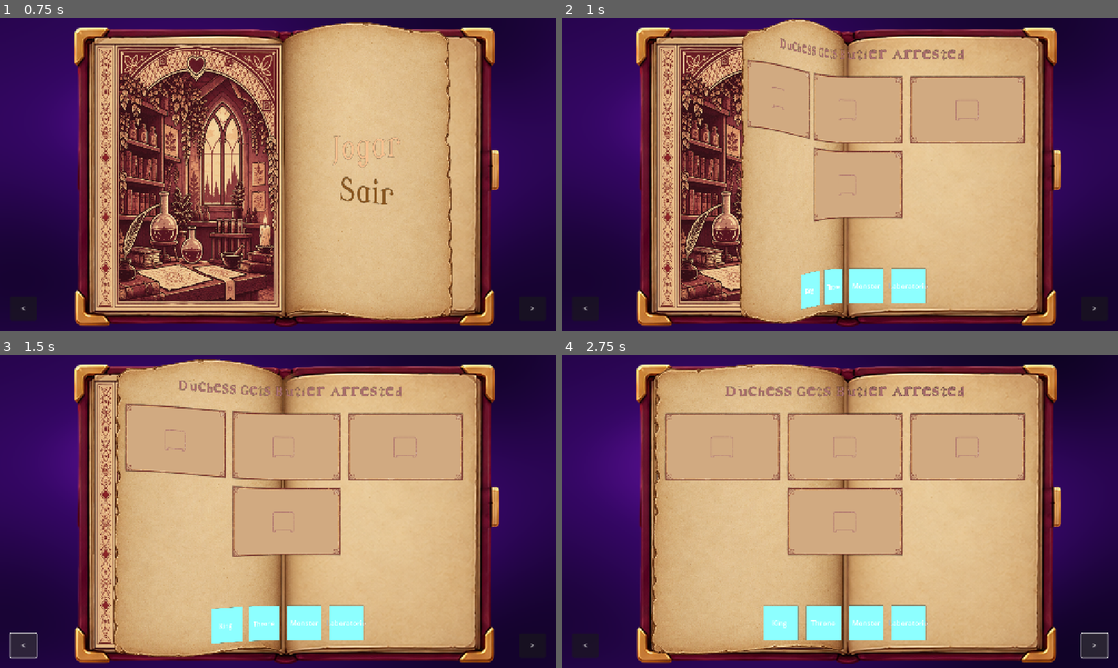
Above: before the commit, frames 1-4 (two rows, left to right).
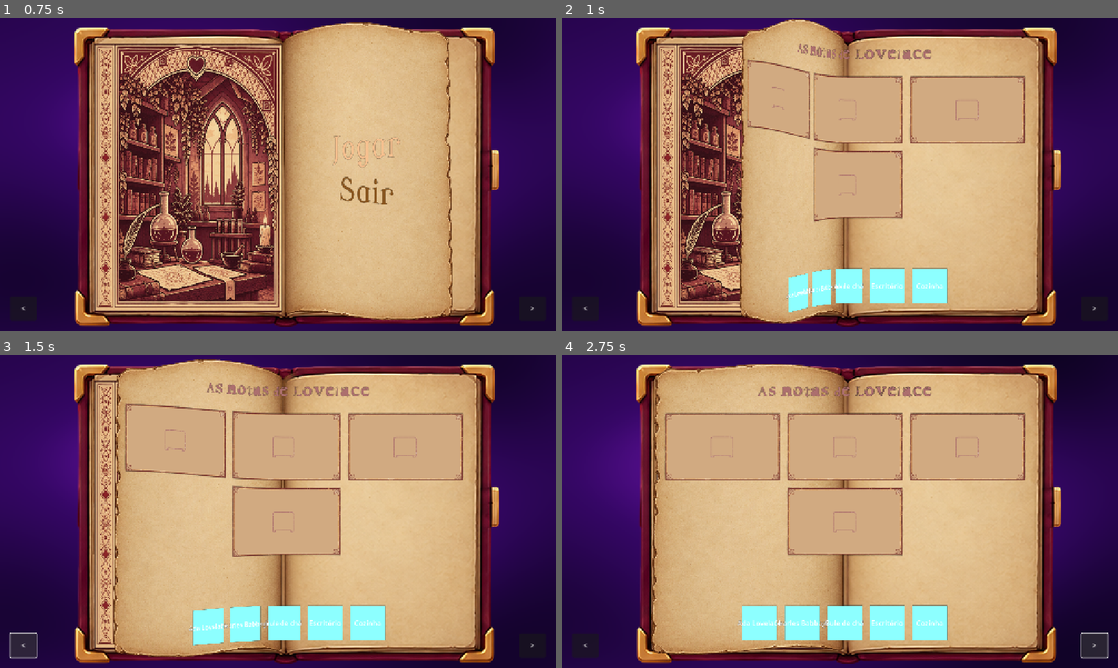
Above: after the commit, the same moments.

Repository: yudur/storyteller-godot-3info-game
Game: Godot game, scene res://src/screen_manager/screen_manager.tscn
The game is run twice, just before and just after one commit, with the same random seed, the same clock (stepped at 60 frames per second) and the same inputs.
Inputs:
- Up to frame 1 (0.75 s): click "Jogar" at 0.5 s
- Up to frame 2 (1 s): no input
- Up to frame 3 (1.5 s): click "<" at 1.25 s
- Up to frame 4 (2.75 s): click ">" at 2 s

Frame 1 is identical in both runs. In frame 2, 2.3% of the frame differs, in the area x 39-73%, y 6-94%; in frame 3, 2.7%; in frame 4, 3.0%, in the area x 29-73%, y 10-92%.

Commit message:
feat: wire comic frames to phase logic and remove placeholders

Diff:
--- a/data/characters/king.tres
+++ /dev/null
@@ -1,15 +0,0 @@
-[gd_resource type="Resource" script_class="CharacterData" load_steps=5 format=3 uid="uid://c8jho53k6fc8o"]
-
-[ext_resource type="Script" uid="uid://lywddvaxagxe" path="res://core/resources/character_data.gd" id="1_bfhsd"]
-[ext_resource type="Texture2D" uid="uid://d18fp6qnklow5" path="res://assets/sprites/character/king/SSMale(Walking-normal)A2.png" id="2_20n2d"]
-[ext_resource type="Texture2D" uid="uid://65shpg0md4cj" path="res://assets/sprites/character/king/SSMale(Ex6)(Sad)A2.png" id="3_vb0cl"]
-[ext_resource type="Texture2D" uid="uid://c0p7j1x8m08wx" path="res://assets/sprites/character/king/SSMale(Ex1)(Happy)A2.png" id="4_n8r0d"]
-
-[resource]
-script = ExtResource("1_bfhsd")
-id = "king"
-display_name = "King"
-sprite_normal = ExtResource("2_20n2d")
-sprite_shocked = ExtResource("4_n8r0d")
-sprite_sad = ExtResource("3_vb0cl")
-metadata/_custom_type_script = "uid://lywddvaxagxe"
--- a/data/characters/monster.tres
+++ /dev/null
@@ -1,11 +0,0 @@
-[gd_resource type="Resource" script_class="CharacterData" load_steps=3 format=3 uid="uid://bof5psw7do1db"]
-
-[ext_resource type="Script" uid="uid://lywddvaxagxe" path="res://core/resources/character_data.gd" id="1_ckqcv"]
-[ext_resource type="Texture2D" uid="uid://d18fp6qnklow5" path="res://assets/sprites/character/king/SSMale(Walking-normal)A2.png" id="2_xjihn"]
-
-[resource]
-script = ExtResource("1_ckqcv")
-id = "monster"
-display_name = "Monster"
-sprite_normal = ExtResource("2_xjihn")
-metadata/_custom_type_script = "uid://lywddvaxagxe"
--- a/data/scenes/laboratorio.tres
+++ /dev/null
@@ -1,11 +0,0 @@
-[gd_resource type="Resource" script_class="SceneData" load_steps=3 format=3 uid="uid://bmsgyv3numbx5"]
-
-[ext_resource type="Texture2D" uid="uid://cwewerbbh2ny0" path="res://assets/sprites/scenes/laboratorio.png" id="1_5nfiw"]
-[ext_resource type="Script" uid="uid://djfqqmcws3b1c" path="res://core/resources/scene_data.gd" id="1_de7su"]
-
-[resource]
-script = ExtResource("1_de7su")
-id = "laboratorio"
-display_name = "Laboratorio"
-background = ExtResource("1_5nfiw")
-metadata/_custom_type_script = "uid://djfqqmcws3b1c"
--- a/data/scenes/throne.tres
+++ /dev/null
@@ -1,9 +0,0 @@
-[gd_resource type="Resource" script_class="SceneData" load_steps=2 format=3 uid="uid://cypkog1jlytfx"]
-
-[ext_resource type="Script" uid="uid://djfqqmcws3b1c" path="res://core/resources/scene_data.gd" id="1_wsuhm"]
-
-[resource]
-script = ExtResource("1_wsuhm")
-id = "throne"
-display_name = "Throne"
-metadata/_custom_type_script = "uid://djfqqmcws3b1c"
--- a/data/stories/default_story.tres
+++ /dev/null
@@ -1,15 +0,0 @@
-[gd_resource type="Resource" script_class="StoryData" load_steps=7 format=3 uid="uid://bxcmbu01448fn"]
-
-[ext_resource type="Script" uid="uid://burx5wo2me7go" path="res://core/resources/CorrectAnswerRow.gd" id="1_5rume"]
-[ext_resource type="Script" uid="uid://d3r7qpwxq37o7" path="res://core/resources/story_data.gd" id="1_story"]
-[ext_resource type="Resource" uid="uid://cypkog1jlytfx" path="res://data/scenes/throne.tres" id="2_throne"]
-[ext_resource type="Resource" uid="uid://bof5psw7do1db" path="res://data/characters/monster.tres" id="3_e75mw"]
-[ext_resource type="Resource" uid="uid://c8jho53k6fc8o" path="res://data/characters/king.tres" id="3_king"]
-[ext_resource type="Resource" uid="uid://bmsgyv3numbx5" path="res://data/scenes/laboratorio.tres" id="5_5rume"]
-
-[resource]
-script = ExtResource("1_story")
-id = "default_story"
-title = "Duchess Gets Butler Arrested"
-number_of_frames = 4
-draggable_items = Array[Resource]([ExtResource("3_king"), ExtResource("2_throne"), ExtResource("3_e75mw"), ExtResource("5_5rume")])
--- /dev/null
+++ b/data/stories/lovelace_notes.tres
@@ -0,0 +1,17 @@
+[gd_resource type="Resource" script_class="StoryData" load_steps=8 format=3]
+
+[ext_resource type="Script" path="res://core/resources/story_data.gd" id="1_story"]
+[ext_resource type="Script" path="res://core/story_logic/lovelace_logic.gd" id="2_logic"]
+[ext_resource type="Resource" path="res://data/characters/ada.tres" id="3_ada"]
+[ext_resource type="Resource" path="res://data/characters/charles.tres" id="4_charles"]
+[ext_resource type="Resource" path="res://data/characters/teapot.tres" id="5_teapot"]
+[ext_resource type="Resource" path="res://data/scenes/office.tres" id="6_office"]
+[ext_resource type="Resource" path="res://data/scenes/kitchen.tres" id="7_kitchen"]
+
+[resource]
+script = ExtResource("1_story")
+id = "lovelace_notes"
+title = "As notas de Lovelace"
+number_of_frames = 4
+draggable_items = Array[Resource]([ExtResource("3_ada"), ExtResource("4_charles"), ExtResource("5_teapot"), ExtResource("6_office"), ExtResource("7_kitchen")])
+logic = ExtResource("2_logic")
--- a/src/comic_frame/comic_frame.gd
+++ b/src/comic_frame/comic_frame.gd
@@ -1,5 +1,8 @@
 class_name ComicFrame
 extends Control
+
+signal contents_changed
+signal item_dropped
 
 enum CharacterSide {
 	LEFT,
@@ -11,8 +14,8 @@
 @onready var sprite_left: FrameDragSource = $slotLeft/CharacterTexture
 @onready var sprite_right: FrameDragSource = $slotRight/CharacterTexture
 @onready var animator: FrameAnimator = $FrameAnimator
-@onready var story_logic: FrameStoryLogic = $FrameStoryLogic
 @onready var drop_area: FrameDropArea = $DropArea
+@onready var doubt_icon: Label = $DoubtIcon
 
 var current_scene: SceneData
 var character_left: CharacterData
@@ -23,19 +26,11 @@
 	background_drag.drag_finished.connect(_on_background_drag_finished)
 	sprite_left.drag_finished.connect(_on_left_character_drag_finished)
 	sprite_right.drag_finished.connect(_on_right_character_drag_finished)
-	clear_frame()
+	_reset_frame()
 
 func clear_frame() -> void:
-	animator.reset()
-	current_scene = null
-	character_left = null
-	character_right = null
-	background.texture = null
-	background_drag.set_drag_data(null)
-	sprite_left.texture = null
-	sprite_left.set_drag_data(null)
-	sprite_right.texture = null
-	sprite_right.set_drag_data(null)
+	_reset_frame()
+	contents_changed.emit()
 
 func set_scene(scene: SceneData) -> void:
 	current_scene = scene
@@ -46,6 +41,7 @@
 		animator.fade_in_scene(background)
 	else:
 		background.modulate.a = 1.0
+	contents_changed.emit()
 
 func add_character(character: CharacterData, side: CharacterSide) -> void:
 	if not character or not character.get_pose("default"):
@@ -64,13 +60,60 @@
 	sprite.set_drag_data(character)
 	animator.fade_in_character(sprite, _side_name(side))
 	_update_drag_sources()
-	story_logic.update_scene_state(current_scene, character_left, character_right)
+	contents_changed.emit()
+
+func get_content() -> FrameContent:
+	return FrameContent.new(current_scene, character_left, character_right)
+
+func apply_result(result: FrameResult) -> void:
+	if current_scene:
+		_swap_background(current_scene.get_variant(result.scene_variant))
+	if character_left:
+		_swap_character(sprite_left, character_left.get_pose(result.left_pose), "left")
+	if character_right:
+		_swap_character(sprite_right, character_right.get_pose(result.right_pose), "right")
+	doubt_icon.visible = result.show_doubt_icon
+
+func set_interactive(enabled: bool) -> void:
+	var filter := Control.MOUSE_FILTER_STOP if enabled else Control.MOUSE_FILTER_IGNORE
+	background_drag.mouse_filter = filter
+	sprite_left.mouse_filter = filter
+	sprite_right.mouse_filter = filter
+	drop_area.enabled = enabled
+
+func _reset_frame() -> void:
+	animator.reset()
+	current_scene = null
+	character_left = null
+	character_right = null
+	background.texture = null
+	background_drag.set_drag_data(null)
+	sprite_left.texture = null
+	sprite_left.set_drag_data(null)
+	sprite_right.texture = null
+	sprite_right.set_drag_data(null)
+	doubt_icon.visible = false
+
+func _swap_background(texture: Texture2D) -> void:
+	if background.texture == texture:
+		return
+	background.texture = texture
+	animator.fade_in_scene(background)
+
+func _swap_character(sprite: TextureRect, texture: Texture2D, side: String) -> void:
+	if sprite.texture == texture:
+		return
+	sprite.texture = texture
+	animator.fade_in_character(sprite, side)
 
 func _on_data_dropped(data: Variant, at_position: Vector2) -> void:
 	if data is SceneData:
 		set_scene(data)
 	elif data is CharacterData and background.texture:
 		add_character(data, _side_from_position(at_position))
+	else:
+		return
+	item_dropped.emit()
 
 func _get_sprite(side: CharacterSide) -> TextureRect:
 	if side == CharacterSide.LEFT:
@@ -101,11 +144,11 @@
 func _on_left_character_drag_finished(_data: Variant, _successful: bool) -> void:
 	character_left = null
 	sprite_left.texture = null
-	story_logic.update_scene_state(current_scene, character_left, character_right)
 	_update_drag_sources()
+	contents_changed.emit()
 
 func _on_right_character_drag_finished(_data: Variant, _successful: bool) -> void:
 	character_right = null
 	sprite_right.texture = null
-	story_logic.update_scene_state(current_scene, character_left, character_right)
 	_update_drag_sources()
+	contents_changed.emit()
--- a/src/comic_frame/comic_frame.tscn
+++ b/src/comic_frame/comic_frame.tscn
@@ -1,13 +1,11 @@
-[gd_scene load_steps=9 format=3 uid="uid://ddehfae7hfmji"]
+[gd_scene load_steps=7 format=3 uid="uid://ddehfae7hfmji"]
 
 [ext_resource type="Script" uid="uid://cfxmu5xcubimp" path="res://src/comic_frame/comic_frame.gd" id="1_cenh5"]
 [ext_resource type="Texture2D" uid="uid://dytytgrhva3tc" path="res://assets/sprites/border-story.png" id="2_border"]
 [ext_resource type="Texture2D" uid="uid://tn8cxhl03t12" path="res://assets/sprites/parchment.png" id="3_uv10l"]
-[ext_resource type="Texture2D" uid="uid://c0p7j1x8m08wx" path="res://assets/sprites/character/king/SSMale(Ex1)(Happy)A2.png" id="4_mnwmv"]
 [ext_resource type="Script" uid="uid://ctfpiu5obwvon" path="res://src/comic_frame/frame_animator.gd" id="5_animator"]
-[ext_resource type="Script" uid="uid://ge0dxs2e0mht" path="res://src/comic_frame/frame_story_logic.gd" id="6_story_logic"]
 [ext_resource type="Script" uid="uid://da1eopemylsl4" path="res://src/comic_frame/drop_area.gd" id="7_drop_area"]
-[ext_resource type="Script" path="res://src/comic_frame/frame_drag_source.gd" id="8_drag_source"]
+[ext_resource type="Script" uid="uid://p3gcbn08bgcv" path="res://src/comic_frame/frame_drag_source.gd" id="8_drag_source"]
 
 [node name="ComicFrame" type="Control"]
 custom_minimum_size = Vector2(270, 160)
@@ -23,9 +21,6 @@
 
 [node name="FrameAnimator" type="Node" parent="."]
 script = ExtResource("5_animator")
-
-[node name="FrameStoryLogic" type="Node" parent="."]
-script = ExtResource("6_story_logic")
 
 [node name="BackgroundColorForNoStories" type="ColorRect" parent="."]
 layout_mode = 0
@@ -101,7 +96,6 @@
 grow_vertical = 2
 scale = Vector2(0.7, 0.7)
 mouse_filter = 0
-texture = ExtResource("4_mnwmv")
 expand_mode = 1
 stretch_mode = 5
 flip_h = true
@@ -136,10 +130,29 @@
 grow_vertical = 2
 scale = Vector2(0.7, 0.7)
 mouse_filter = 0
-texture = ExtResource("4_mnwmv")
 expand_mode = 1
 stretch_mode = 5
 script = ExtResource("8_drag_source")
+
+[node name="DoubtIcon" type="Label" parent="."]
+visible = false
+z_index = 15
+layout_mode = 1
+anchors_preset = 1
+anchor_left = 1.0
+anchor_right = 1.0
+offset_left = -52.0
+offset_top = 6.0
+offset_right = -14.0
+offset_bottom = 60.0
+grow_horizontal = 0
+mouse_filter = 2
+theme_override_colors/font_color = Color(0.6745098, 0.43529412, 0.43137255, 1)
+theme_override_colors/font_outline_color = Color(1, 1, 1, 1)
+theme_override_constants/outline_size = 8
+theme_override_font_sizes/font_size = 44
+text = "?"
+horizontal_alignment = 1
 
 [node name="DropArea" type="Control" parent="."]
 z_index = 20
--- a/src/comic_frame/drop_area.gd
+++ b/src/comic_frame/drop_area.gd
@@ -2,6 +2,8 @@
 extends Control
 
 signal data_dropped(data: Variant, position: Vector2)
+
+var enabled := true
 
 func _ready() -> void:
 	SignalBus.drag_is_active.connect(_on_drag_is_active)
@@ -15,7 +17,7 @@
 	mouse_filter = Control.MOUSE_FILTER_STOP if is_active else Control.MOUSE_FILTER_IGNORE
 
 func _can_drop_data(_at_position: Vector2, data: Variant) -> bool:
-	return data is CharacterData or data is SceneData
+	return enabled and (data is CharacterData or data is SceneData)
 
 func _drop_data(at_position: Vector2, data: Variant) -> void:
 	data_dropped.emit(data, at_position)
--- a/src/comic_frame/frame_story_logic.gd
+++ /dev/null
@@ -1,13 +0,0 @@
-class_name FrameStoryLogic
-extends Node
-
-func update_scene_state(
-	scene: SceneData,
-	left_character: CharacterData,
-	right_character: CharacterData
-) -> void:
-	if not scene or not left_character or not right_character:
-		return
-
-	if left_character.id == "king" and right_character.id == "monster":
-		print("o rei esta assustado aaaaaaaa")
--- a/src/screens/game_screen/game_screen.gd
+++ b/src/screens/game_screen/game_screen.gd
@@ -9,6 +9,9 @@
 @onready var card_grid: HFlowContainer = $Content/CardScroll/CardGrid
 @onready var shelf: HFlowContainer = $Content/Shelf
 
+var logic: StoryLogic
+var frames: Array[ComicFrame] = []
+
 func _ready() -> void:
 	if story:
 		load_story(story)
@@ -16,24 +19,33 @@
 func load_story(story_data: StoryData) -> void:
 	story = story_data
 	title_label.text = story.title
+	logic = story.logic.new() if story.logic else null
+	if not logic:
+		push_warning("Story '%s' has no logic script; frames will stay neutral" % story.id)
+
 	clear_generated_content()
 	create_frames()
 	create_draggable_items()
 
 func clear_generated_content() -> void:
+	frames.clear()
 	for child in card_grid.get_children():
+		card_grid.remove_child(child)
 		child.queue_free()
 
 	for child in shelf.get_children():
+		shelf.remove_child(child)
 		child.queue_free()
 
 func create_frames() -> void:
 	if not frame_scene:
 		return
 
-	for scene_data in range(story.number_of_frames):
-		var frame := frame_scene.instantiate()
+	for index in range(story.number_of_frames):
+		var frame: ComicFrame = frame_scene.instantiate()
 		card_grid.add_child(frame)
+		frame.contents_changed.connect(_evaluate_board)
+		frames.append(frame)
 
 func create_draggable_items() -> void:
 	if not draggable_scene:
@@ -43,3 +55,21 @@
 		var item := draggable_scene.instantiate()
 		item.data = item_data
 		shelf.add_child(item)
+
+func collect_board() -> Array[FrameContent]:
+	var board: Array[FrameContent] = []
+	for frame in frames:
+		board.append(frame.get_content())
+	return board
+
+func _evaluate_board() -> void:
+	if not logic:
+		return
+
+	var board := collect_board()
+	var results := logic.evaluate(board)
+	for index in frames.size():
+		frames[index].apply_result(results[index])
+
+	if logic.is_solved(board):
+		print("solved")
--- a/src/screens/game_screen/game_screen.tscn
+++ b/src/screens/game_screen/game_screen.tscn
@@ -1,7 +1,7 @@
 [gd_scene load_steps=6 format=3 uid="uid://cw6tci4kj4rnb"]
 
 [ext_resource type="Script" uid="uid://b650v1kroihlo" path="res://src/screens/game_screen/game_screen.gd" id="4_game"]
-[ext_resource type="Resource" uid="uid://bxcmbu01448fn" path="res://data/stories/default_story.tres" id="5_story"]
+[ext_resource type="Resource" path="res://data/stories/lovelace_notes.tres" id="5_story"]
 [ext_resource type="PackedScene" uid="uid://ddehfae7hfmji" path="res://src/comic_frame/comic_frame.tscn" id="6_frame"]
 [ext_resource type="PackedScene" uid="uid://rl7oc35dom4d" path="res://src/draggable/draggable.tscn" id="7_draggable"]
 [ext_resource type="FontFile" uid="uid://do7mk8cyg73ik" path="res://assets/fonts/Aged_Ink_Press.ttf" id="7_l7u46"]
--- /dev/null
+++ b/tests/test_board.gd
@@ -0,0 +1,73 @@
+extends Node
+
+# Integration: GameScreen + ComicFrame wired to the story logic.
+# Runs as a scene (test_board.tscn) so project autoloads like SignalBus exist
+
+var t := TestUtils.new()
+
+var office: SceneData = load("res://data/scenes/office.tres")
+var kitchen: SceneData = load("res://data/scenes/kitchen.tres")
+var ada: CharacterData = load("res://data/characters/ada.tres")
+var charles: CharacterData = load("res://data/characters/charles.tres")
+var teapot: CharacterData = load("res://data/characters/teapot.tres")
+
+const LEFT := ComicFrame.CharacterSide.LEFT
+const RIGHT := ComicFrame.CharacterSide.RIGHT
+
+func _ready() -> void:
+	_run.call_deferred()
+
+func _run() -> void:
+	var game: GameScreen = load("res://src/screens/game_screen/game_screen.tscn").instantiate()
+	add_child(game)
+	await get_tree().process_frame
+
+	t.eq(game.title_label.text, "As notas de Lovelace", "story title")
+	t.eq(game.frames.size(), 4, "four frames")
+	t.eq(game.shelf.get_child_count(), 5, "five shelf items")
+	t.check(game.logic is LovelaceLogic, "logic instantiated from story")
+
+	var frames := game.frames
+	fill(frames[0], office, ada, charles)
+	t.eq(frames[0].background.texture, office.variants["default"], "Q1 background")
+	t.eq(frames[0].sprite_left.texture, ada.poses["pen"], "Q1 Ada with pen")
+	t.eq(frames[0].sprite_right.texture, charles.poses["clipboard"], "Q1 Charles with clipboard")
+
+	fill(frames[1], office, charles, ada)
+	t.eq(frames[1].background.texture, office.variants["open_door"], "Q2 open door")
+	t.eq(frames[1].sprite_right.texture, ada.poses["pen_articles"], "Q2 Ada on the right")
+
+	fill(frames[2], kitchen, charles, teapot)
+	t.eq(frames[2].sprite_left.texture, charles.poses["cup"], "Q3 Charles with cup")
+
+	fill(frames[3], office, ada, charles)
+	t.eq(frames[3].background.texture, office.variants["papers"], "Q4 papers")
+	t.eq(frames[3].sprite_right.texture, charles.poses["scared_cup"], "Q4 Charles scared")
+	t.check(game.logic.is_solved(game.collect_board()), "board solved")
+
+	# Removing Charles from Q1 neutralizes everything after it
+	frames[0].sprite_right.drag_finished.emit(charles, true)
+	t.eq(frames[0].sprite_left.texture, ada.poses["default"], "Q1 Ada back to default")
+	t.eq(frames[3].background.texture, office.variants["default"], "Q4 background back to default")
+	t.eq(frames[3].sprite_left.texture, ada.poses["default"], "Q4 Ada back to default")
+	t.check(not frames[3].doubt_icon.visible, "Q4 no doubt when neutral")
+
+	# Doubt: Ada and Charles in the kitchen
+	frames[0].set_scene(kitchen)
+	frames[0].add_character(charles, RIGHT)
+	t.check(frames[0].doubt_icon.visible, "Q1 doubt icon")
+	t.eq(frames[0].sprite_left.texture, ada.poses["doubt"], "Q1 Ada doubtful")
+
+	# Dropping a scene over a frame with characters re-evaluates it
+	frames[0].set_scene(office)
+	t.check(not frames[0].doubt_icon.visible, "Q1 coherent again after scene swap")
+	t.eq(frames[0].sprite_left.texture, ada.poses["pen"], "Q1 Ada with pen after scene swap")
+
+	game.queue_free()
+	await get_tree().process_frame
+	t.finish(get_tree())
+
+func fill(frame: ComicFrame, scene: SceneData, left: CharacterData, right: CharacterData) -> void:
+	frame.set_scene(scene)
+	frame.add_character(left, LEFT)
+	frame.add_character(right, RIGHT)
--- /dev/null
+++ b/tests/test_board.tscn
@@ -0,0 +1,6 @@
+[gd_scene load_steps=2 format=3]
+
+[ext_resource type="Script" path="res://tests/test_board.gd" id="1_test"]
+
+[node name="TestBoard" type="Node"]
+script = ExtResource("1_test")
Binary file removed: assets/sprites/character/king/SSMale(Ex1)(Happy)A2.png
Not shown, removed: assets/sprites/character/king/SSMale(Ex1)(Happy)A2.png.import
Binary file removed: assets/sprites/character/king/SSMale(Ex6)(Sad)A2.png
Not shown, removed: assets/sprites/character/king/SSMale(Ex6)(Sad)A2.png.import
Binary file removed: assets/sprites/character/king/SSMale(Walking-normal)A2.png
Not shown, removed: assets/sprites/character/king/SSMale(Walking-normal)A2.png.import
Binary file removed: assets/sprites/rei/SSMale(Ex1)(Happy)A2.png
Not shown, removed: assets/sprites/rei/SSMale(Ex1)(Happy)A2.png.import
Binary file removed: assets/sprites/rei/SSMale(Ex6)(Sad)A1.png
Not shown, removed: assets/sprites/rei/SSMale(Ex6)(Sad)A1.png.import
Binary file removed: assets/sprites/rei/SSMale(Ex6)(Sad)A2.png
Not shown, removed: assets/sprites/rei/SSMale(Ex6)(Sad)A2.png.import
(and 10 more such lines)
